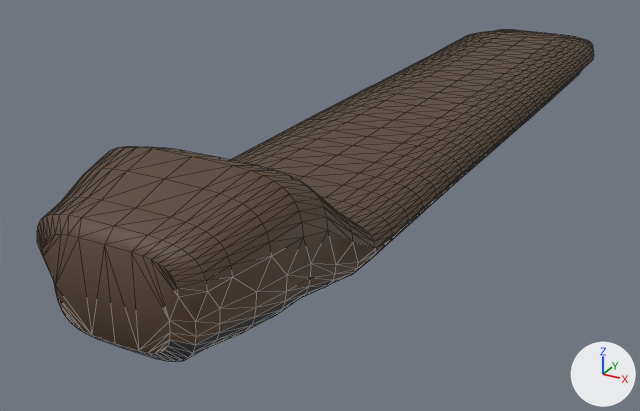
Two versions of the glTF model assets/bike_parts/saddle/flat_track.glb, one commit apart.
One viewpoint serves both versions: a camera (50 mm lens) standing at (0.358, -1.371, 0.327) and looking at (-0.068, -0.597, -0.06). Lighting does not change. The marker at lower right points along +X, +Y and +Z. The first picture is the older version. Mesh edges are drawn as thin lines. Objects named as collision shapes, trigger or cutter boxes, shadow casters or lower levels of detail are left out. Where no turn or scale is listed for an object, it has been applied to the vertices. Vertices at exactly the same position are counted once.

Names of what the first picture shows: 'lod0'.
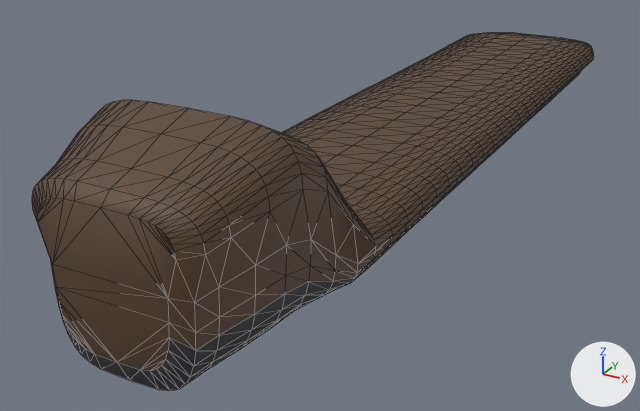
The newer file is also turned or shifted as a whole; pictures and numbers use the older file's frame.

What differs and where, as boxes (x1, y1, x2, y2) in the pictures (640 x 411 px; the box of a moved part takes in the faces that stretch with it):
'lod0', reshaped (8% taller)
    before: (37, 30, 594, 362)
    after: (32, 33, 594, 391)
part 1 of me_lod0, moved or reshaped
    before: (43, 147, 389, 362)
    after: (38, 100, 389, 391)
part 2 of me_lod0, moved or reshaped
    before: (476, 30, 594, 58)
    after: (478, 33, 594, 58)

What the commit changed:
me_lod0 is used by ob_lod0; location (0.0, 0.0, 0.0).
me_lod0 had 1400 vertices, 2796 faces and spanned x -0.1..0.1, y -1.0..0.0, z -0.025..0.11.
me_lod0 now has 1400 vertices, 2796 faces and spans x -0.1..0.1, y -1.0..0.0, z -0.025..0.145.
me_lod0 part 1: 661 of 1400 vertices moved; they spanned x -0.099..0.099, y -1.0..-0.219, z -0.024..0.11 and now span x -0.099..0.099, y -1.0..-0.219, z -0.025..0.145; mean shift (0.0, 0.0, 0.002); largest move (0.088, -0.906, 0.079) -> (0.088, -0.906, 0.114).
me_lod0 part 2: all 160 vertices in x -0.093..0.093, y -0.062..0.0, z -0.023..0.027 are multiplied about their middle by the matrix ((1.0, 0.0, 0.0), (0.0, 1.0, 0.0), (0.0, -0.056, 1.0)), then moved by (0.0, 0.0, -0.003).
